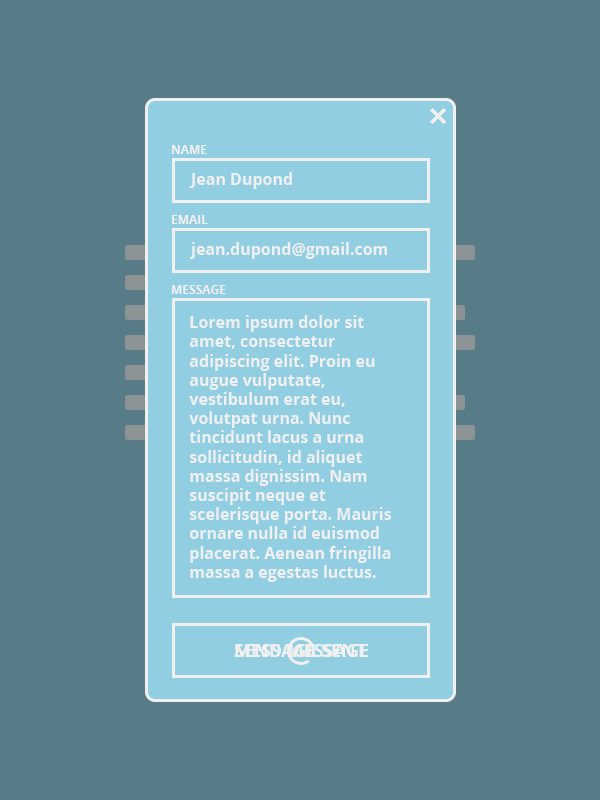
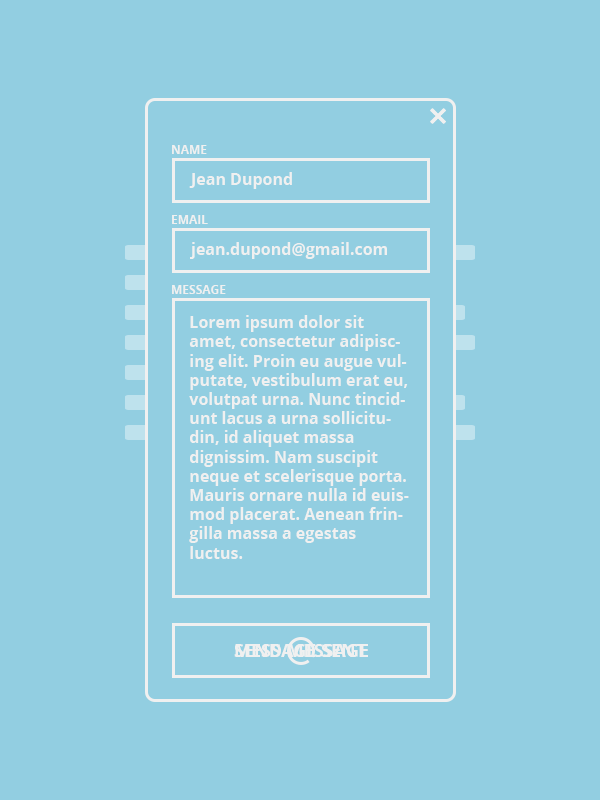
Layer changes from the first 600px x 800px image to the second:
painted on "content" (3rd of 3, in "form" › "message") over bbox(189, 334, 409, 582)
removed group "fog" (1 layers) from group "form" over bbox(0, 0, 600, 800)
removed layer "Calque 1" (was 40%) from group "fog" over bbox(0, 0, 600, 800)
"lines": opacity 80% → 40% over bbox(125, 245, 475, 440)
added group "value" (2nd of 3, in "page" › "button") with 1 layers in group "button" over bbox(244, 518, 357, 532)
moved "value" (3rd of 3, in "page" › "button" › "value") into group "value" over bbox(244, 518, 357, 532)
